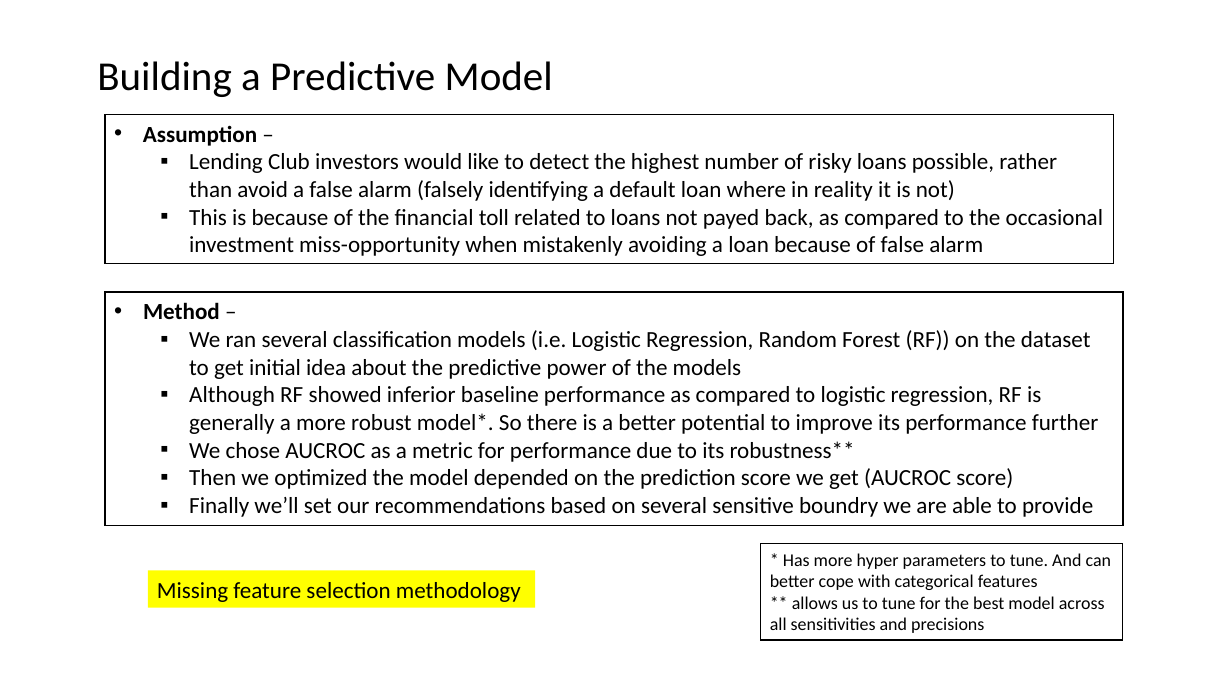
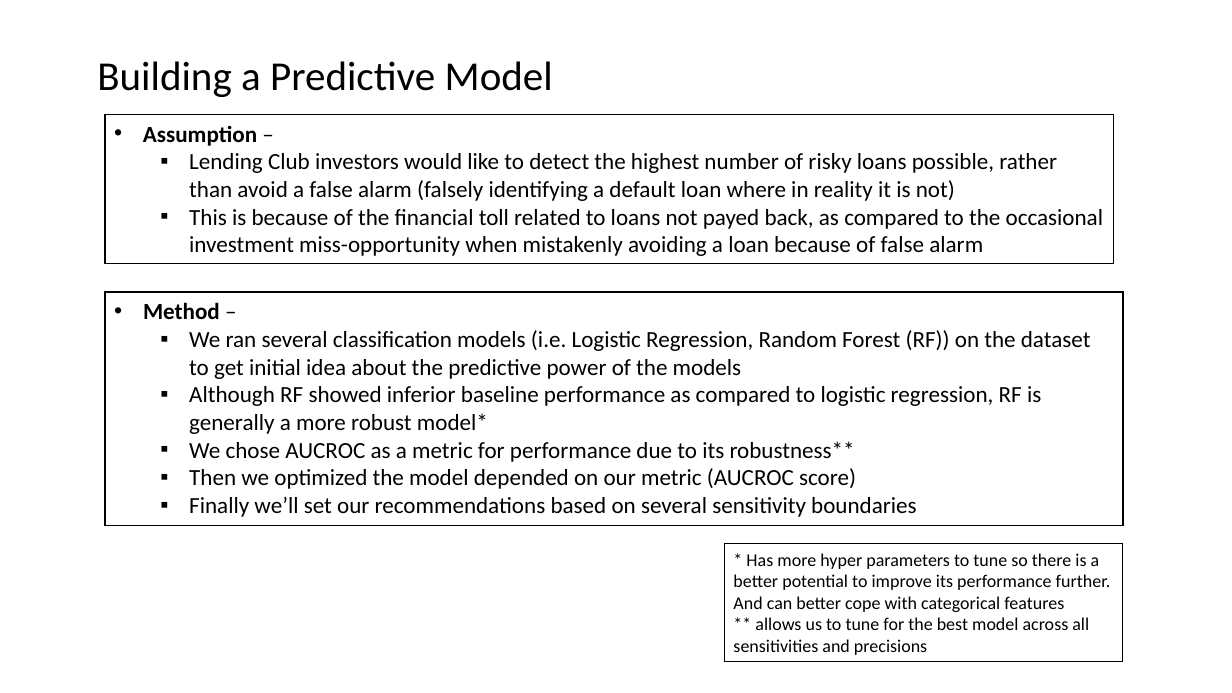
Before and after one commit to Erolino/LendingClub_Loans, a slide deck: slide 16 of LendingClub_Biz_Deck.pptx (slide 15 before the commit). Drawn at 1232x693 pixels with LibreOffice and Linux fonts; fonts in the diff are those of the drawing. Boxes give left, top, right and bottom in pixels: in the first picture for what was removed or moved away, otherwise in the second. Text is boxed around its words. In the diff, an @@ line names an element or a change of style, - is before the commit and + after.

```diff
--- a/LendingClub_Biz_Deck.pptx
+++ b/LendingClub_Biz_Deck.pptx
@@ text in rectangle at (x1=189, y1=386, x2=1041, y2=434): text changed @@
-  ▪ Although RF showed inferior baseline performance as compared to logistic regression, RF is generally a more robust model*. So there is a better potential to improve its performance further
+  ▪ Although RF showed inferior baseline performance as compared to logistic regression, RF is generally a more robust model*
@@ text in rectangle at (x1=189, y1=468, x2=917, y2=517): text changed @@
-  ▪ Then we optimized the model depended on the prediction score we get (AUCROC score)
-  ▪ Finally we’ll set our recommendations based on several sensitive boundry we are able to provide
+  ▪ Then we optimized the model depended on our metric (AUCROC score)
+  ▪ Finally we’ll set our recommendations based on several sensitivity boundaries
@@ rectangle "* Has more hyper parameters ..." resized from (x1=761, y1=543, x2=1123, y2=640) to (x1=725, y1=543, x2=1123, y2=662) @@
@@ text in rectangle at (x1=733, y1=553, x2=1111, y2=612): text changed @@
-* Has more hyper parameters to tune. And can better cope with categorical features
+* Has more hyper parameters to tune so there is a better potential to improve its performance further. And can better cope with categorical features
@@ rectangle removed at (x1=148, y1=570, x2=535, y2=607) @@
-Missing feature selection methodology
```
Also in this commit, not shown: 7 other slides changed, 5 slides added, 4 slides removed, 3 other files.
